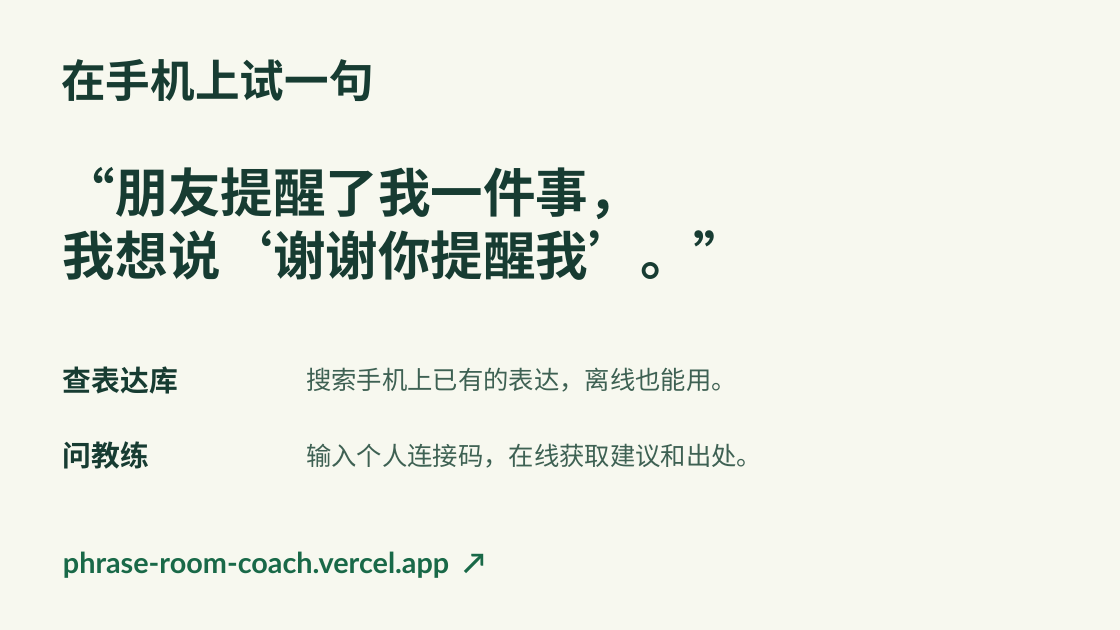
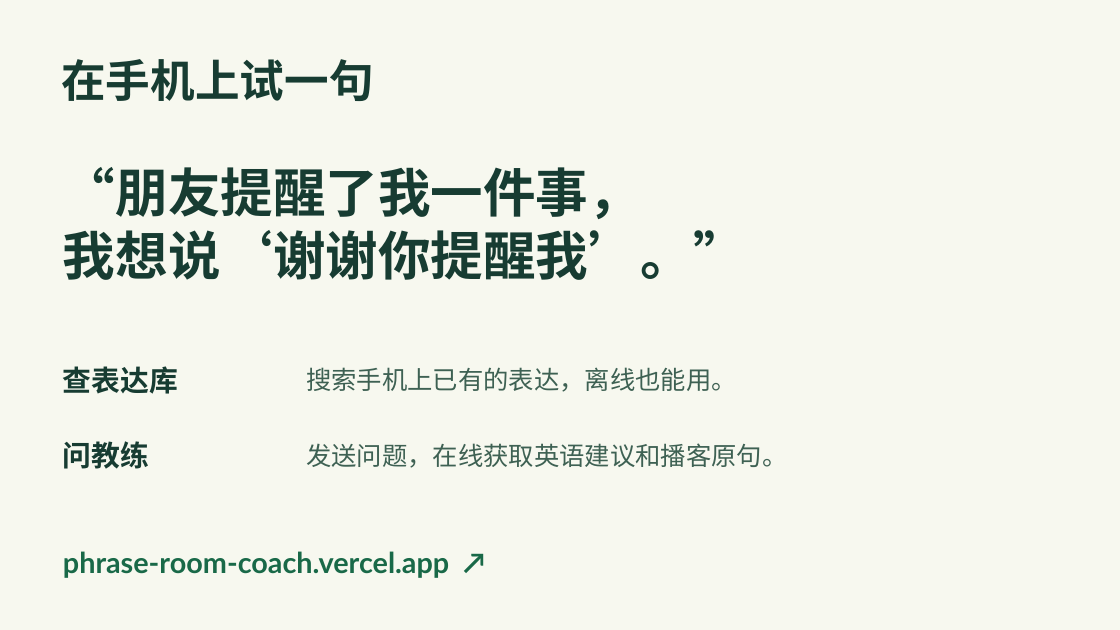
Before and after one commit to Xyu-Chern/English_Coach, a slide deck: slide 5 of docs/presentation/Phrase-Room-demo.pptx. Drawn at 1120x630 pixels with LibreOffice and Linux fonts; fonts in the diff are those of the drawing. Boxes give left, top, right and bottom in pixels: in the first picture for what was removed or moved away, otherwise in the second. Text is boxed around its words. In the diff, an @@ line names an element or a change of style, - is before the commit and + after.

```diff
--- a/docs/presentation/Phrase-Room-demo.pptx
+++ b/docs/presentation/Phrase-Room-demo.pptx
@@ text at (306, 443, 787, 468): text changed @@
-输入个人连接码，在线获取建议和出处。
+发送问题，在线获取英语建议和播客原句。
```
Also in this commit, not shown: 10 other files.
